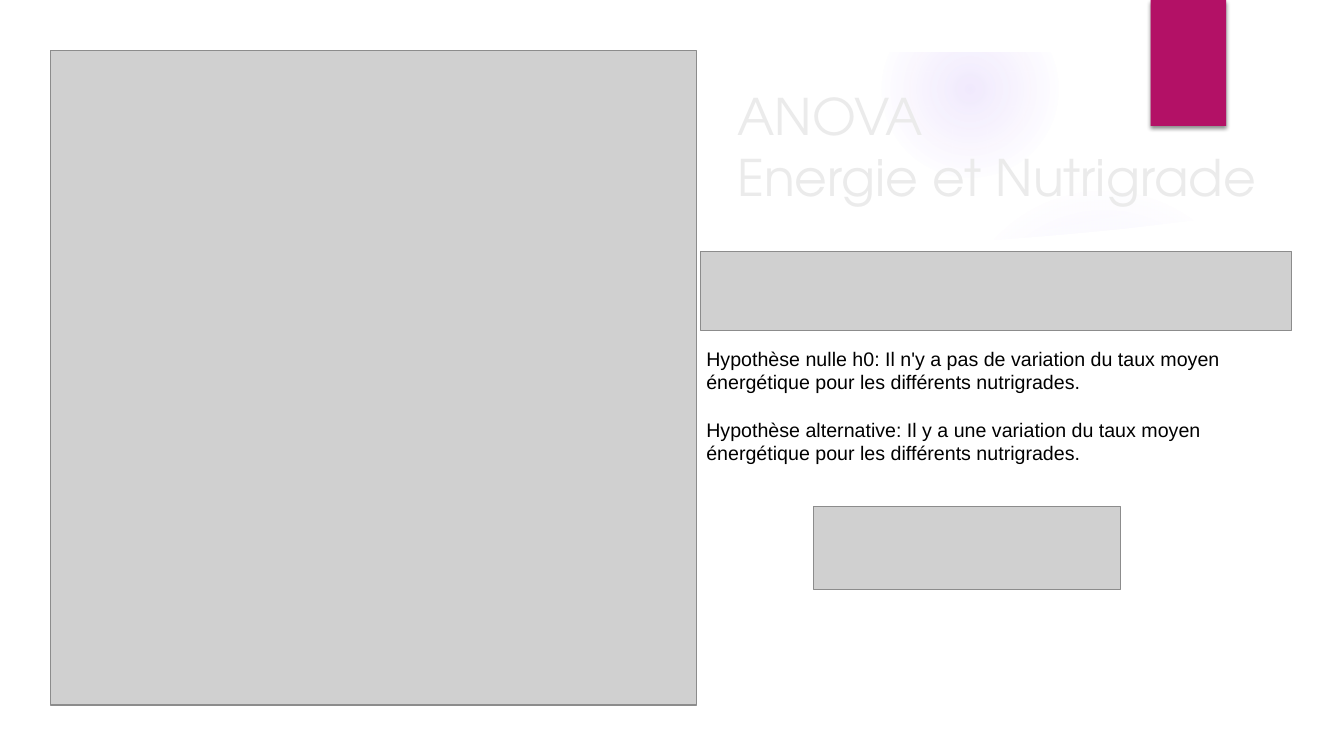
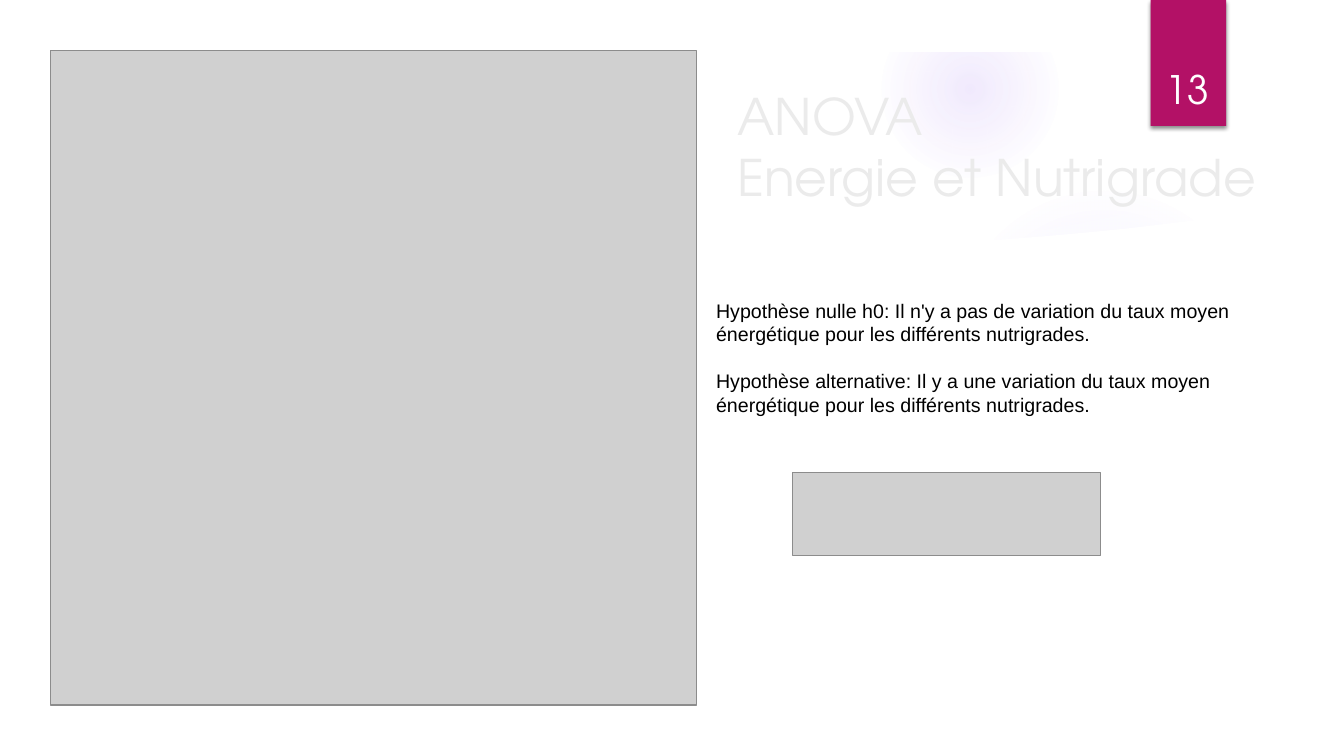
Before and after one commit to ThibaultDieudonne/OpenFoodFacts-Data-Exploration, a slide deck: slide 13 of P3_01_presentation.pptx. Drawn at 1344x756 pixels with LibreOffice and Linux fonts; fonts in the diff are those of the drawing; grey boxes stand for pictures; background and template pictures are left out. Boxes give left, top, right and bottom in pixels: in the first picture for what was removed or moved away, otherwise in the second. Text is boxed around its words. In the diff, an @@ line names an element or a change of style, - is before the commit and + after.

```diff
--- a/P3_01_presentation.pptx
+++ b/P3_01_presentation.pptx
@@ page number added at (x1=1166, y1=74, x2=1209, y2=105), 28 pt, text #FFFFFF @@
+13
@@ picture removed at (x1=701, y1=251, x2=1292, y2=330) @@
@@ text "Hypothèse nulle h0: Il n'y ..." moved from (x1=706, y1=351, x2=1219, y2=464) to (x1=716, y1=303, x2=1229, y2=416) @@
@@ picture moved from (x1=814, y1=506, x2=1121, y2=589) to (x1=793, y1=473, x2=1101, y2=556) @@
```
Also in this commit, not shown: 16 other slides changed, 5 other files.
